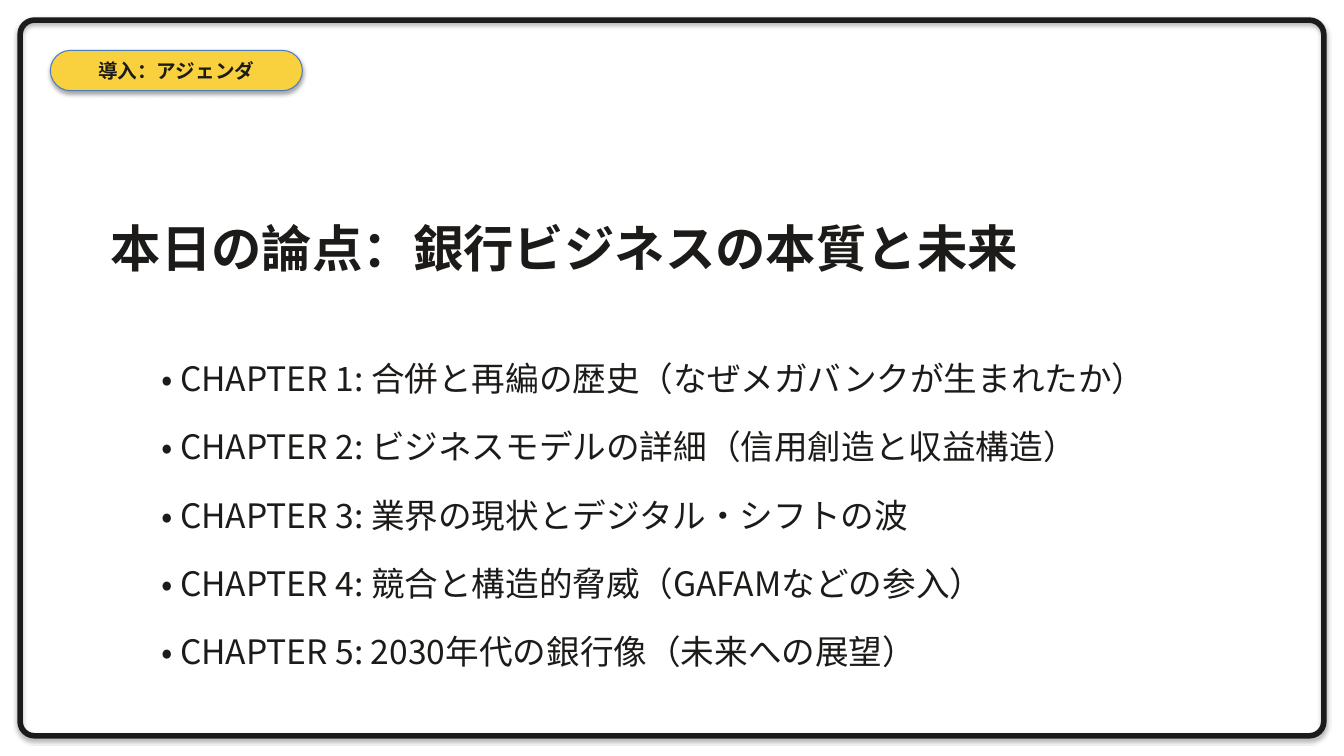
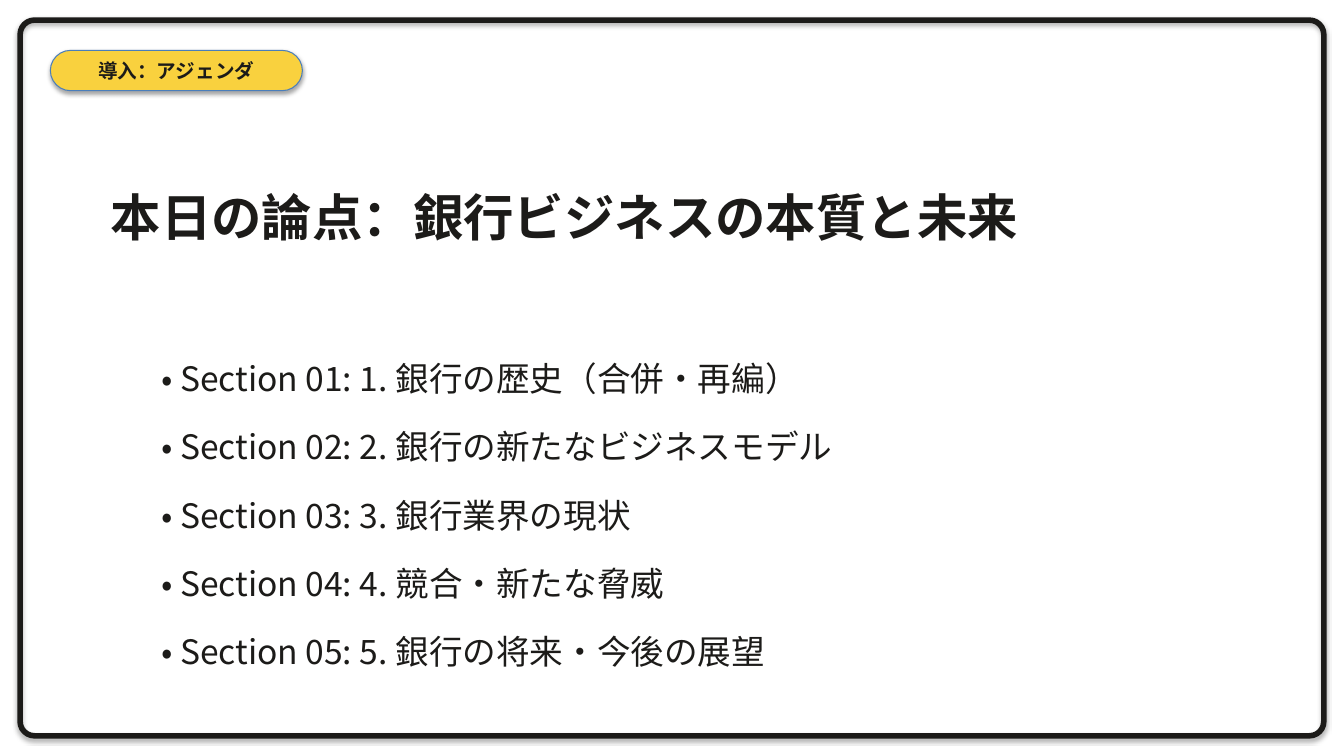
Before and after one commit to xilicrysta/bank-pptx, a slide deck: slide 3 of design-strategy/bank_strategy_presentation.pptx. Drawn at 1344x756 pixels with LibreOffice and Linux fonts; fonts in the diff are those of the drawing. Boxes give left, top, right and bottom in pixels: in the first picture for what was removed or moved away, otherwise in the second. Text is boxed around its words. In the diff, an @@ line names an element or a change of style, - is before the commit and + after.

Commit message:
Unify naming to Section, refactor generator class, and fix output path duplication (s)

```diff
--- a/design-strategy/bank_strategy_presentation.pptx
+++ b/design-strategy/bank_strategy_presentation.pptx
@@ text "本日の論点：銀行ビジネスの本質と未来": place and size @@
-text "本日の論点：銀行ビジネスの本質と未来" at [111,224,1018,272]
+text "本日の論点：銀行ビジネスの本質と未来" at [111,193,1018,241]
@@ text at [180,362,832,667]: text changed @@
-• CHAPTER 1: 合併と再編の歴史（なぜメガバンクが生まれたか）
-• CHAPTER 2: ビジネスモデルの詳細（信用創造と収益構造）
-• CHAPTER 3: 業界の現状とデジタル・シフトの波
-• CHAPTER 4: 競合と構造的脅威（GAFAMなどの参入）
-• CHAPTER 5: 2030年代の銀行像（未来への展望）
+• Section 01: 1. 銀行の歴史（合併・再編）
+• Section 02: 2. 銀行の新たなビジネスモデル
+• Section 03: 3. 銀行業界の現状
+• Section 04: 4. 競合・新たな脅威
+• Section 05: 5. 銀行の将来・今後の展望
```
Also in this commit, not shown: 20 other slides changed, 1 other file.
